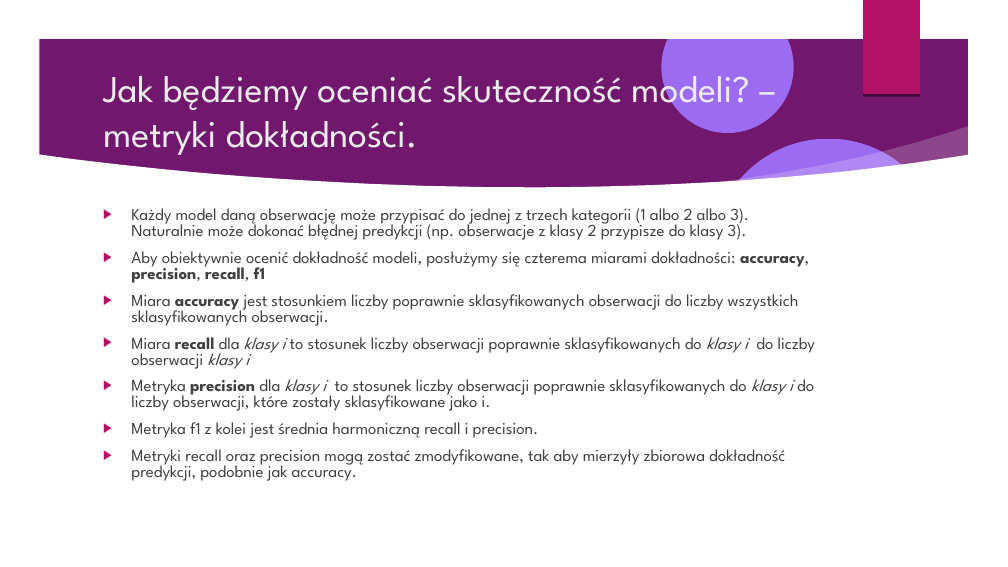
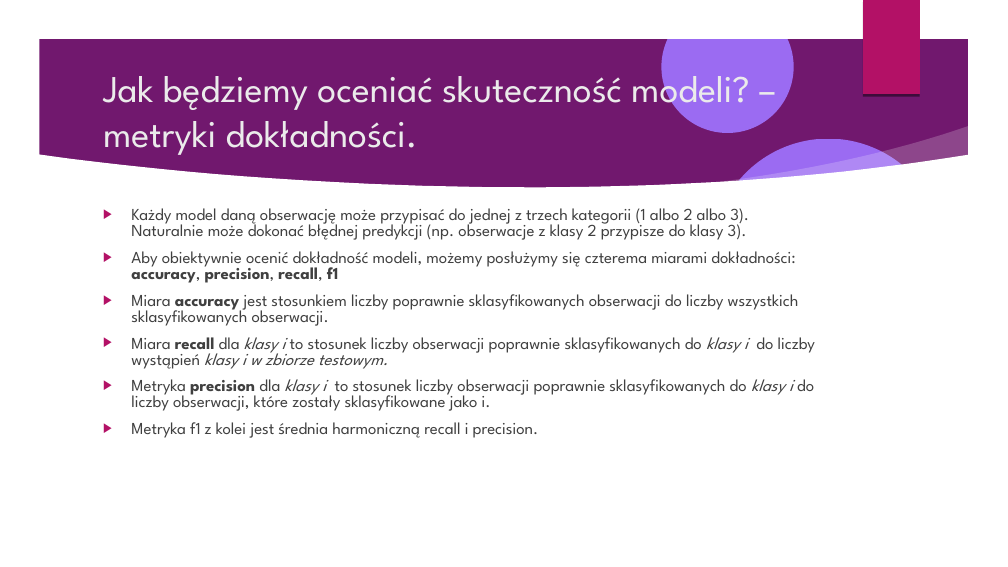
Before and after one commit to Pawel-Tomasz-Nowak/Scientific-collaboration, a slide deck: slide 20 of EmissionAnalysis/Prezentacja projektu.odp (slide 21 before the commit). Drawn at 1008x567 pixels with LibreOffice and Linux fonts; fonts in the diff are those of the drawing; background and template pictures are left out. Boxes give left, top, right and bottom in pixels: in the first picture for what was removed or moved away, otherwise in the second. Text is boxed around its words. In the diff, an @@ line names an element or a change of style, - is before the commit and + after.

```diff
--- a/EmissionAnalysis/Prezentacja projektu.odp
+++ b/EmissionAnalysis/Prezentacja projektu.odp
@@ text at [131, 251, 795, 283]: text changed @@
-▶ Aby obiektywnie ocenić dokładność modeli, posłużymy się czterema miarami dokładności: accuracy, precision, recall, f1
+▶ Aby obiektywnie ocenić dokładność modeli, możemy posłużymy się czterema miarami dokładności: accuracy, precision, recall, f1
@@ text at [131, 337, 816, 369]: text changed @@
-▶ Miara recall dla klasy i to stosunek liczby obserwacji poprawnie sklasyfikowanych do klasy i do liczby obserwacji klasy i
+▶ Miara recall dla klasy i to stosunek liczby obserwacji poprawnie sklasyfikowanych do klasy i do liczby wystąpień klasy i w zbiorze testowym.
@@ text at [131, 449, 785, 481]: paragraph removed @@
-▶ Metryki recall oraz precision mogą zostać zmodyfikowane, tak aby mierzyły zbiorowa dokładność predykcji, podobnie jak accuracy.
```
Also in this commit, not shown: 19 other slides changed, 3 slides added, 3 slides removed, 2 other files.
